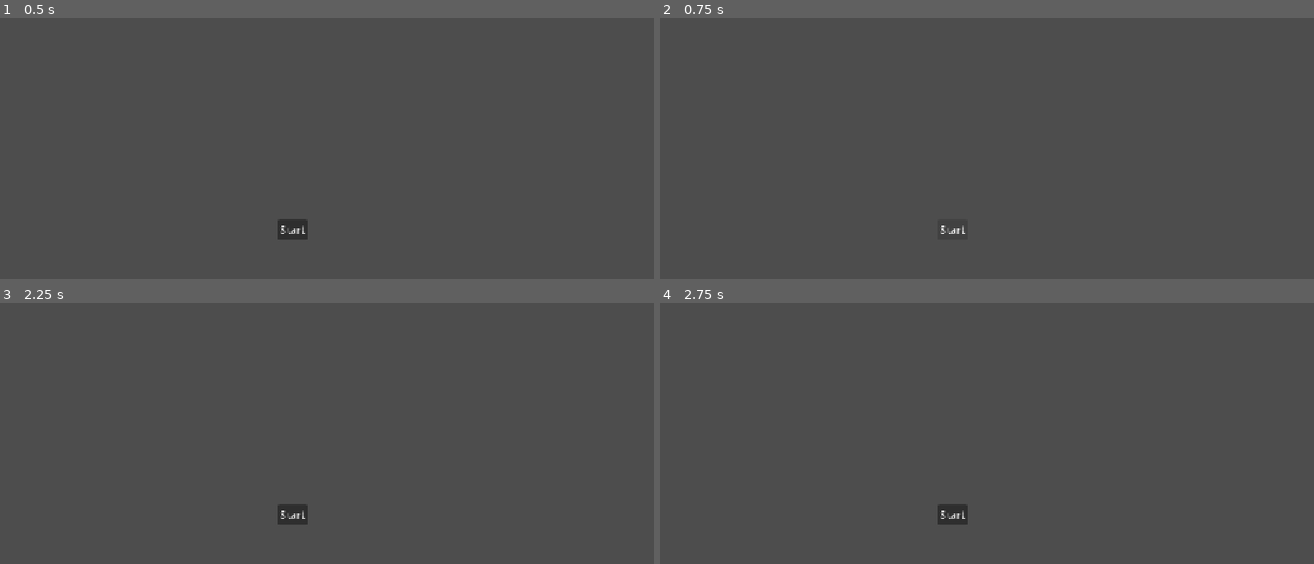
Above: before the commit, frames 1-4 (two rows, left to right).
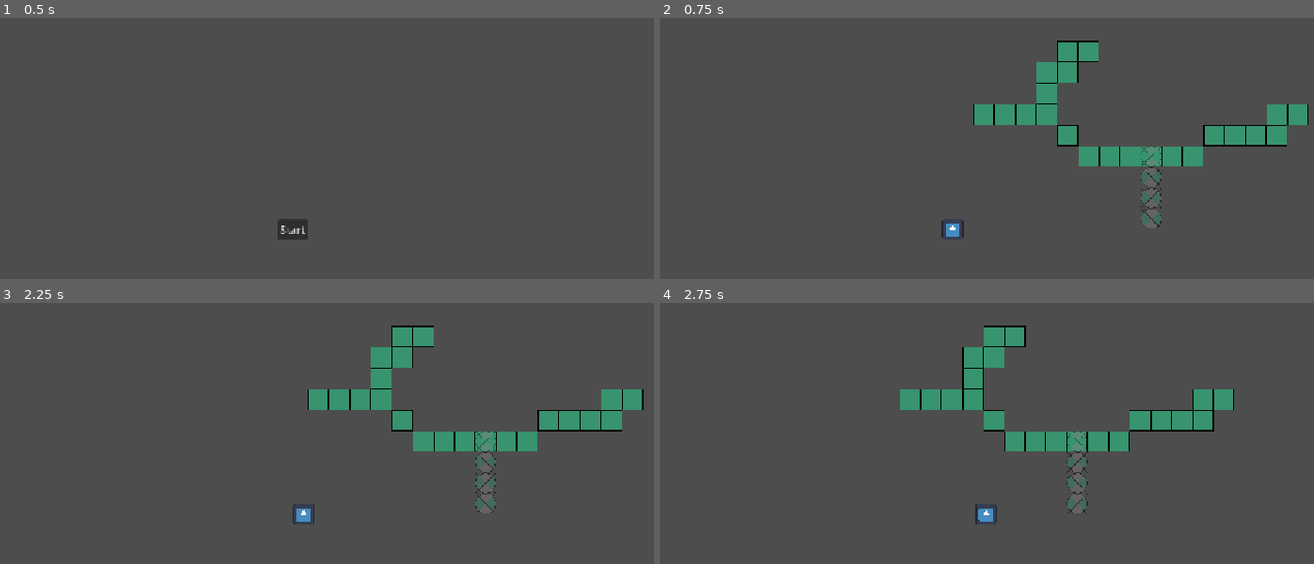
Above: after the commit, the same moments.

Repository: Deeeeelan/serious-game
Game: Godot game, scene res://scenes/title_screen.tscn
The game is run twice, just before and just after one commit, with the same random seed, the same clock (stepped at 60 frames per second) and the same inputs. The engine's default icon, where the game draws it, is replaced by a stand-in: a white triangle on a blue panel in a dark square.
Inputs (mouse positions are in pixels of both pictures, inside the frame that each line leads up to):
- Up to frame 1 (0.5 s): no input
- Up to frame 2 (0.75 s): click "Start" at 0.5 s
- Up to frame 3 (2.25 s): click (294, 514) at 1.25 s, where only the run before the commit has a clickable "Start"; tap Enter at 2 s; move the mouse to (457, 493) at 2.02 s; hold D (right) from 2.03 s (still down); tap Alt at 2.1 s; click (457, 493) at 2.17 s
- Up to frame 4 (2.75 s): keep holding D (right)

Frame 1 is identical in both runs. In frame 2, 6.1% of the frame differs, in the area x 42-100%, y 8-85%; in frame 3, 6.3%; in frame 4, 6.5%, in the area x 36-88%, y 8-85%.

Commit message:
Fix script reference merge

Diff:
--- a/scenes/game.tscn
+++ b/scenes/game.tscn
@@ -3,10 +3,9 @@
 [ext_resource type="TileSet" uid="uid://b18owb3f4k60j" path="res://assets/tile_set.tres" id="1_uwrxv"]
 [ext_resource type="Script" uid="uid://baocvcmb0aqeb" path="res://scripts/player_movement.gd" id="2_lnu2h"]
 [ext_resource type="Texture2D" uid="uid://dru5adtvp16qx" path="res://assets/placeholders/icon.svg" id="2_yqjtg"]
+[ext_resource type="Script" uid="uid://lhl6jnng30o2" path="res://scripts/gear.gd" id="1_xwrxv"]
 
 [sub_resource type="CircleShape2D" id="CircleShape2D_8tn5n"]
-
-[ext_resource type="Script" uid="uid://lhl6jnng30o2" path="res://scripts/gear.gd" id="1_uwrxv"]
 
 [node name="Game" type="Node" unique_id=384866855]
 
Not shown: 1 places in scenes/game.tscn that only renumber resources
